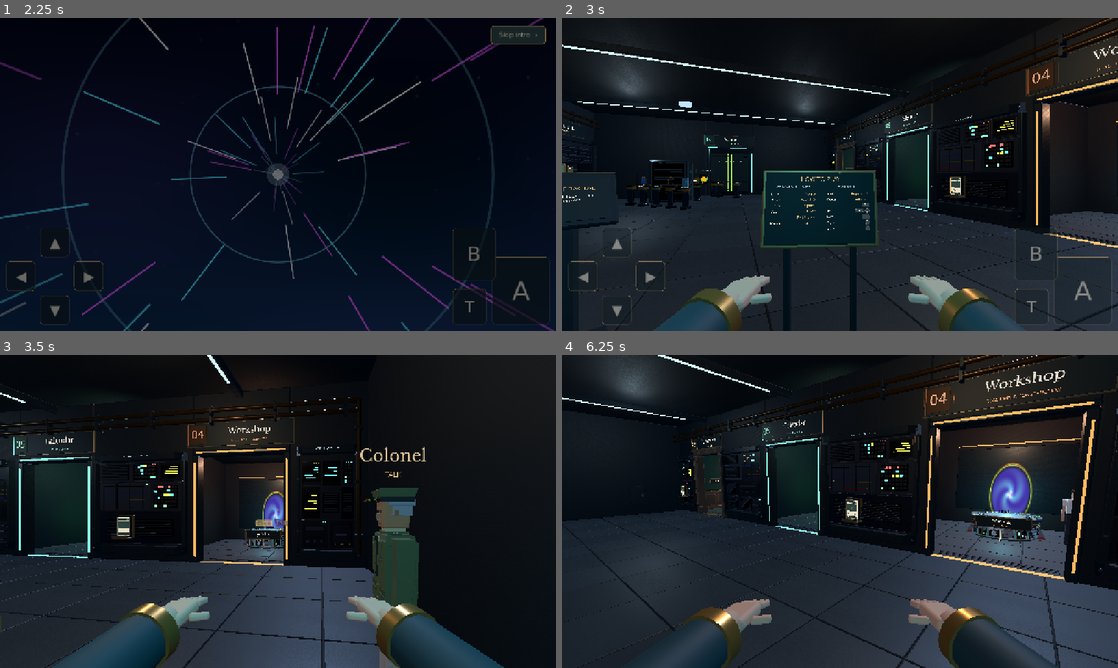
Above: before the commit, frames 1-4 (two rows, left to right).
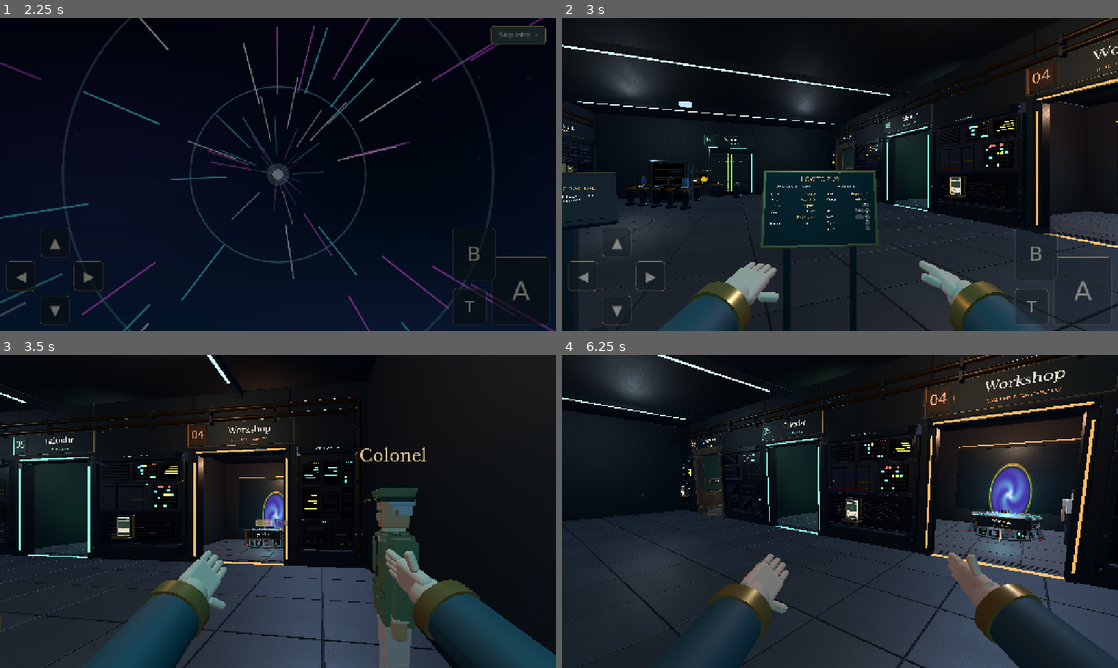
Above: after the commit, the same moments.

Repository: amberwhitehead/pass-the-game
Game: Godot game, scene res://scenes/title/title.tscn
Same seed, same stepped clock (60 frames per second), same inputs: the game is played once before the commit and once after it.
Inputs (mouse positions are in pixels of both pictures, inside the frame that each line leads up to):
- Up to frame 1 (2.25 s): click "New game" at 0.5 s; click "Skip intro ›" at 1.25 s; click "Skip intro ›" at 2 s
- Up to frame 2 (3 s): tap Enter (ui_accept) at 2.75 s; move the mouse to (962, 158) at 2.77 s; hold Right (move_right) from 2.78 s (still down); hold E (interact) from 2.78 s (still down); click (962, 158) at 2.92 s
- Up to frame 3 (3.5 s): keep holding Right (move_right); keep holding E (interact); tap Space (jump) at 3.02 s; tap R (secondary) at 3.05 s
- Up to frame 4 (6.25 s): move the mouse to (812, 511) at 3.52 s; release Right (move_right) at 3.53 s; release E (interact) at 3.53 s; hold W (move_up) from 3.53 s (still down); tap R (secondary) at 3.6, 5.3 s; tap Space (jump) at 3.77, 5.27, 6.02 s; tap F at 3.8, 4.35, 6.05 s; move the mouse to (851, 505) at 4.27 s; hold E (interact) 4.28-5.03 s; move the mouse to (834, 517) at 5.02 s; tap E (interact) at 5.1 s; click (834, 517) at 5.17 s; move the mouse to (878, 514) at 5.77 s; hold R (secondary) from 5.78 s (still down)

Frame 1 is identical in both runs. In frame 2, 3.3% of the frame differs, in the area x 16-87%, y 62-100%; in frame 3, 10%, in the area x 9-100%, y 37-100%; in frame 4, 8.5%.

Commit message:
Square takes like R2; shrug instead of nothing; Circle in the hall shrugs; no TALK line
- Square (X) joins R2 as the second action.
- The first-person hands shrug (out, palms up) when an action does nothing
  here: using or taking while looking at nothing usable, an empty socket
  or cradle with empty hands, an item that doesn't fit. Anything can ask
  with get_tree().call_group("player_feedback", "shrug").
- On a controller, Circle in the hall with nothing to go back from shrugs
  instead of opening the menu (Triangle is the menu; Escape still opens it).
- Characters no longer show '— TALK —' under their name; the cursor
  prompt already says Talk.
- The test runner's per-suite limit is 40 s: workshop_story takes ~19 s
  and timed out at 20 s whenever the machine was busy.

Co-Authored-By: Claude Opus 5.5 <noreply@anthropic.com>

Diff:
--- a/godot/autoload/game.gd
+++ b/godot/autoload/game.gd
@@ -161,7 +161,7 @@
 ##   look_*           look around           (right stick; the captured mouse looks directly)
 ##   jump                                   (Space, pad L1)
 ##   interact / back                        (click in the hall, E/Enter/F, pad A/R1) / (Esc/Backspace, pad B)
-##   secondary        a target's second action, e.g. take a prism (right-click in the hall, R, pad R2)
+##   secondary        a target's second action, e.g. take a prism (right-click in the hall, R, pad R2 or X/Square)
 ##   pause            the pause menu        (pad Y; keyboard and touch use back)
 ## Touch: on-screen pad buttons + drag-to-look (see TouchControls / Player).
 ## Keyboard keys come from KeyBindings (defaults, then the player's saved choices).
@@ -175,6 +175,7 @@
 		"back": [JOY_BUTTON_B],
 		"pause": [JOY_BUTTON_Y],  # Triangle: the pause menu, in the hall and in minigames.
 		"jump": [JOY_BUTTON_LEFT_SHOULDER],  # L1 (R1 interacts: pad_aliases.gd)
+		"secondary": [JOY_BUTTON_X],  # Square / X, like R2: a target's second action
 	}
 	# [action, axis, direction]
 	var pad_axes := [
--- a/godot/scenes/escape/carry_slot.gd
+++ b/godot/scenes/escape/carry_slot.gd
@@ -67,10 +67,12 @@
 	var held: String = _inventory.held_item
 	if not accepts(held):
 		Sound.play("unavailable", self)
+		get_tree().call_group("player_feedback", "shrug")
 		message.emit("This cradle holds %s. Place your %s in an empty matching mount first." % [
 			"prisms" if accepted_kind == "prism" else "lenses", Inventory.item_name(held).to_lower()])
 		return
 	if held.is_empty() and slot_item.is_empty():
+		get_tree().call_group("player_feedback", "shrug")
 		message.emit("An empty cradle. You can return a matching item here.")
 		return
 	var taken := slot_item
--- a/godot/scenes/escape/controls_placard.gd
+++ b/godot/scenes/escape/controls_placard.gd
@@ -88,7 +88,7 @@
 		["Move", "Left stick"],
 		["Jump", ["l1"]],
 		["Use", ["r1", "a"]],
-		["Take", ["r2"]],
+		["Take", ["r2", "x"]],
 		["Menu", ["y"]],
 		["Back", ["b"]],
 	]
--- a/godot/scenes/escape/fp_hands.gd
+++ b/godot/scenes/escape/fp_hands.gd
@@ -6,6 +6,8 @@
 ##   and landing dips them.
 ## - Interacting reaches one hand out toward the thing (the free one, if one holds an item).
 ## - A conversation opening gets a wave from the left hand, which then relaxes.
+## - Trying something that does nothing here gets a shrug: both hands out, palms up.
+##   Anything can ask for one: get_tree().call_group("player_feedback", "shrug").
 ## - A carried item sits in the right hand (`grip`), its fingers curled round it.
 ## - Hidden while a minigame runs (its camera handoff included), in cinematics, and while
 ##   aiming the optics.
@@ -23,6 +25,7 @@
 const REACH_TIME := 0.5
 const REACH_DISTANCE := 0.15
 const WAVE_TIME := 2.0
+const SHRUG_TIME := 0.9
 const SKIN := Color(0.80, 0.61, 0.49)
 const SLEEVE := Color(0.10, 0.21, 0.23)
 const BRASS := Color(0.68, 0.50, 0.25)
@@ -33,6 +36,7 @@
 var holding := false       ## True while the inventory holds something.
 var reach_t := -1.0        ## Seconds into a reach, or < 0.
 var wave_t := -1.0         ## Seconds into a wave, or < 0.
+var shrug_t := -1.0        ## Seconds into a shrug, or < 0.
 
 var _player: Node3D
 var _inventory: Node
@@ -59,6 +63,7 @@
 
 func _ready() -> void:
 	name = "Hands"
+	add_to_group("player_feedback")
 	scale = Vector3.ONE * RIG_SCALE
 	right = _build_hand(1.0)
 	left = _build_hand(-1.0)
@@ -82,6 +87,11 @@
 
 func wave() -> void:
 	wave_t = 0.0
+
+
+## "That doesn't do anything here": both hands come out to the sides, palms up, and drop.
+func shrug() -> void:
+	shrug_t = 0.0
 
 
 func _on_item_changed(item: String) -> void:
@@ -106,6 +116,10 @@
 		wave_t += delta
 		if wave_t >= WAVE_TIME:
 			wave_t = -1.0
+	if shrug_t >= 0.0:
+		shrug_t += delta
+		if shrug_t >= SHRUG_TIME:
+			shrug_t = -1.0
 
 	# Walking: the hands swing in opposition, bobbing twice per stride.
 	var swing := sin(_phase) * SWING * _speed
@@ -139,6 +153,17 @@
 		l_rot += Vector3(1.35 * w, 0.0, sin(wave_t * 11.0) * 0.5 * w)
 		l_curl = lerpf(l_curl, 0.0, w)
 
+	var s := _shrug_amount()
+	if s > 0.0:
+		# Out to the sides and up a little, wrists turned so the palms face up, fingers open.
+		r_offset += Vector3(0.07, 0.07, 0.02) * s
+		l_offset += Vector3(-0.07, 0.07, 0.02) * s
+		r_rot += Vector3(0.25 * s, 0.0, -1.1 * s)
+		l_rot += Vector3(0.25 * s, 0.0, 1.1 * s)
+		if not holding:
+			r_curl = lerpf(r_curl, 0.0, s)
+		l_curl = lerpf(l_curl, 0.0, s)
+
 	_pose(right, 1.0, r_offset, r_rot, r_curl)
 	_pose(left, -1.0, l_offset, l_rot, l_curl)
 
@@ -148,6 +173,13 @@
 	if reach_t < 0.0:
 		return 0.0
 	return sin(PI * clampf(reach_t / REACH_TIME, 0.0, 1.0))
+
+
+## Out quickly, a beat, then back: 0..1.
+func _shrug_amount() -> float:
+	if shrug_t < 0.0:
+		return 0.0
+	return minf(smoothstep(0.0, 0.18, shrug_t), 1.0 - smoothstep(SHRUG_TIME - 0.35, SHRUG_TIME, shrug_t))
 
 
 ## Up quickly, wave, then down: 0..1.
--- a/godot/scenes/escape/optics_controller.gd
+++ b/godot/scenes/escape/optics_controller.gd
@@ -96,12 +96,14 @@
 	var item := String(model.items[id])
 	if not model.accepts(id, held):
 		Sound.play("unavailable", self)
+		get_tree().call_group("player_feedback", "shrug")
 		if id == Model.LAMP_SOCKET:
 			message.emit("Nothing from this century fits this lamp socket.")
 		else:
 			message.emit("That needs a %s. Your held item stays safe." % ["prism" if Model.SOCKETS.has(id) else "colored lens"])
 		return
 	if held.is_empty() and item.is_empty():
+		get_tree().call_group("player_feedback", "shrug")  # Nothing to take, nothing to place.
 		if id == Model.LAMP_SOCKET:
 			message.emit("An empty lamp socket, waiting for a lamp that hasn't arrived yet.")
 		else:
--- a/godot/scenes/room/npc.gd
+++ b/godot/scenes/room/npc.gd
@@ -47,10 +47,7 @@
 	_label.visibility_range_end_margin = .6
 	_label.text = npc_name
 	_label.position.y = label_height
-	_name_hint = Sign.text(self, "—  TALK  —", Vector3(0, label_height-.16, 0), .055, Sign.GOLD)
-	_name_hint.billboard = BaseMaterial3D.BILLBOARD_ENABLED
-	_name_hint.visibility_range_end = 4.0
-	_name_hint.visible = false
+	# No "— TALK —" line under the name: the prompt under the cursor already says Talk.
 	_setup_model()
 	_blink_loop()
 
--- a/godot/scenes/room/player.gd
+++ b/godot/scenes/room/player.gd
@@ -202,27 +202,37 @@
 	var right_click: bool = event is InputEventMouseButton and event.pressed \
 		and event.button_index == MOUSE_BUTTON_RIGHT and event.device != InputEvent.DEVICE_ID_EMULATION \
 		and mouse_capture != null and mouse_capture.is_captured()
-	if right_click or ((event is InputEventKey or event is InputEventAction) and event.is_action_pressed("secondary") and not event.is_echo()):
+	if right_click or ((event is InputEventKey or event is InputEventAction or event is InputEventJoypadButton) \
+			and event.is_action_pressed("secondary") and not event.is_echo()):
 		_use_secondary()
 		return
 	if not (click or event.is_action_pressed("interact")) or event.is_echo():
 		return
-	if _frozen() or target == null:
+	if _frozen():
 		return
 	if Dialogue.last_closed_frame == Engine.get_process_frames():
 		return  # same press that just closed a dialogue
 	get_viewport().set_input_as_handled()
+	if target == null:
+		shrug()  # Nothing here to use.
+		return
 	reached.emit(target)
 	target.interact(self)
 
 
-## A target's second action (right-click, R, or R2), e.g. taking a prism off its stand.
+## "You tried, but that does nothing here": the hands shrug (fp_hands.gd).
+func shrug() -> void:
+	get_tree().call_group("player_feedback", "shrug")
+
+
+## A target's second action (right-click, R, R2 or □), e.g. taking a prism off its stand.
 func _use_secondary() -> void:
-	if _frozen() or target == null or target.secondary_prompt.is_empty():
-		return
-	if Dialogue.last_closed_frame == Engine.get_process_frames():
+	if _frozen() or Dialogue.last_closed_frame == Engine.get_process_frames():
 		return
 	get_viewport().set_input_as_handled()
+	if target == null or target.secondary_prompt.is_empty():
+		shrug()  # Nothing here has a second action.
+		return
 	reached.emit(target)
 	target.secondary(self)
 
--- a/godot/scenes/room/room.gd
+++ b/godot/scenes/room/room.gd
@@ -193,6 +193,11 @@
 func _unhandled_input(event: InputEvent) -> void:
 	if (event.is_action_pressed("back") or event.is_action_pressed("pause")) and not event.is_echo() and not Sound.settings_open:
 		get_viewport().set_input_as_handled()
+		# On a controller, B with nothing to go back from just shrugs; Y is the menu.
+		# (Escape on the keyboard, and the touch pad's B, still open it.)
+		if event is InputEventJoypadButton and event.is_action_pressed("back"):
+			_player.shrug()
+			return
 		PauseMenu.open_hall()
 
 
--- a/godot/tests/objective_console_test.gd
+++ b/godot/tests/objective_console_test.gd
@@ -64,6 +64,7 @@
 	await process_frame
 
 	await _r2_taps()
+	await _shrugs()
 	await _point_at(console, _room.get_node("Challenge4").global_position, "Egypt's station")
 
 	_game.set_flag("escape_prism_solved")
@@ -92,6 +93,30 @@
 	var want := (place + Vector3(0, 1.0, 0) - pivot.global_position).normalized()
 	_expect(aim.dot(want) > 0.99, "The laser turns toward %s (%.3f)" % [what, aim.dot(want)])
 	_expect(console.blinks_done == 3 and not console._beam.visible, "It blinks three times at %s, then goes dark" % what)
+
+
+## Trying something that does nothing here gets a shrug: B on a controller with nothing to
+## go back from (instead of the menu), using nothing, an empty mount with empty hands.
+## Square is the second action, like R2.
+func _shrugs() -> void:
+	var player = _room.get_node("Player")
+	var hands: Array = player.get_tree().get_nodes_in_group("player_feedback")
+	_expect(hands.size() == 1, "The hands listen for shrugs")
+	var b := InputEventJoypadButton.new()
+	b.device = 2
+	b.button_index = JOY_BUTTON_B
+	b.pressed = true
+	hands[0].shrug_t = -1.0
+	_room._unhandled_input(b)
+	_expect(hands[0].shrug_t >= 0.0 and not root.get_node("PauseMenu").is_open(), "Circle with nothing to go back from shrugs, no menu")
+	hands[0].shrug_t = -1.0
+	_room.optics.exchange_item("C")  # An empty prism socket, empty hands.
+	_expect(hands[0].shrug_t >= 0.0, "Using an empty socket with empty hands shrugs")
+	var square := InputEventJoypadButton.new()
+	square.device = 2
+	square.button_index = JOY_BUTTON_X
+	square.pressed = true
+	_expect(square.is_action("secondary"), "Square is the second action, like R2")
 
 
 ## R2 is analog: a tap that rises and falls between two game ticks still takes, once;
